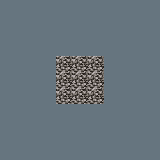
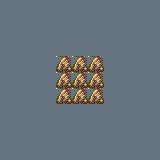
Comparing the layer stacks of the two w=160, h=160 images. Changes:
painted on "Layer 1 copy" over [72, 56, 88, 72]
painted on "Layer 1 copy 2" over [88, 56, 104, 72]
painted on "Layer 1 copy 3" over [88, 72, 104, 88]
painted on "Layer 1 copy 4" over [88, 88, 104, 104]
painted on "Layer 1 copy 5" over [72, 88, 88, 104]
painted on "Layer 1 copy 6" over [56, 88, 72, 104]
painted on "Layer 1 copy 7" over [56, 72, 72, 88]
painted on "Layer 1 copy 8" over [56, 56, 72, 72]
painted on "Layer 1" over [72, 72, 88, 88]
